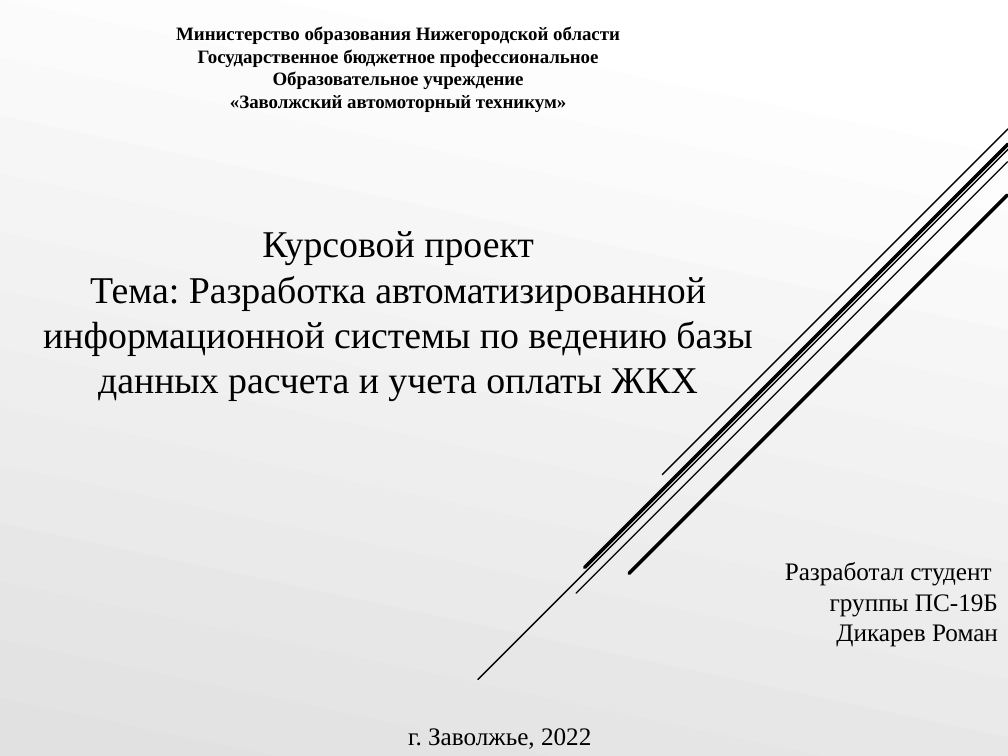
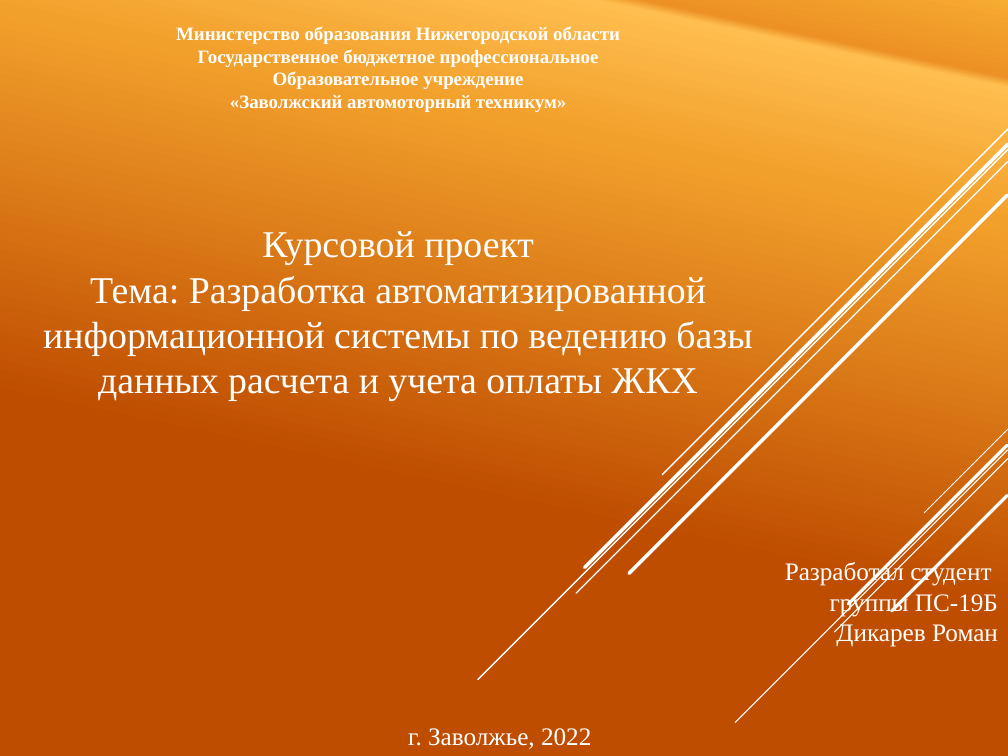
Before and after one commit to happycozero/AIS-Payment-Bills, a slide deck: slide 1 of Документация/Презентация/Презентация Дикарев ПС-19Б.PPTX. Drawn at 1008x756 pixels with LibreOffice and Linux fonts; fonts in the diff are those of the drawing. Boxes give left, top, right and bottom in pixels: in the first picture for what was removed or moved away, otherwise in the second. Text is boxed around its words. In the diff, an @@ line names an element or a change of style, - is before the commit and + after.

```diff
--- a/Документация/Презентация/Презентация Дикарев ПС-19Б.PPTX
+++ b/Документация/Презентация/Презентация Дикарев ПС-19Б.PPTX
@@ background gradient #FFFFFF to #E1E1E1 to gradient #F6AB31 to #ED9125 to #FFBF50 to #F2A02C to #C04D00 @@
@@ line (1008, 149) - (478, 679): stroke #000000 1 pt to #FFFFFF 1 pt @@
@@ line (1008, 144) - (585, 568): stroke #000000 2.5 pt to #FFFFFF 2.5 pt @@
@@ line (1008, 129) - (662, 475): stroke #000000 1 pt to #FFFFFF 1 pt @@
@@ line (1007, 162) - (576, 594): stroke #000000 1 pt to #FFFFFF 1 pt @@
@@ line (1007, 196) - (629, 574): stroke #000000 2.5 pt to #FFFFFF 2.5 pt @@
@@ text colour #000000 to #FFFFFF in 4 elements at <box>785,560,998,647</box>, <box>408,728,591,749</box>, <box>176,26,620,112</box>, <box>43,231,752,401</box> @@
@@ group added at <box>736,429,1008,723</box>: 5 lines @@
```
Also in this commit, not shown: 22 other slides changed, 5 other files.
